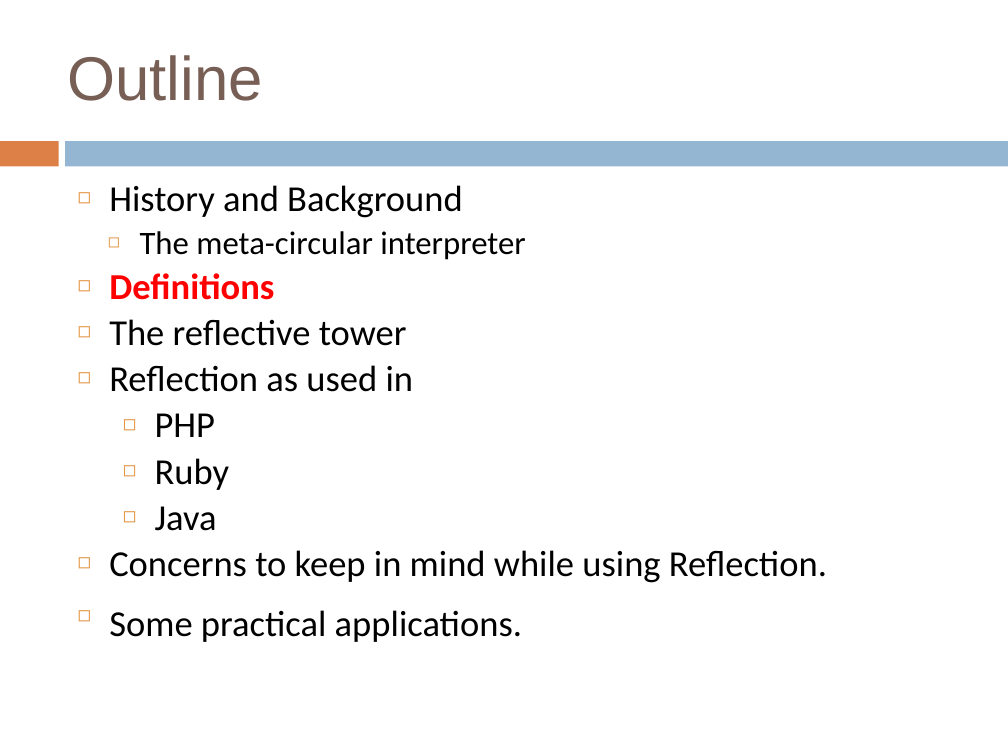
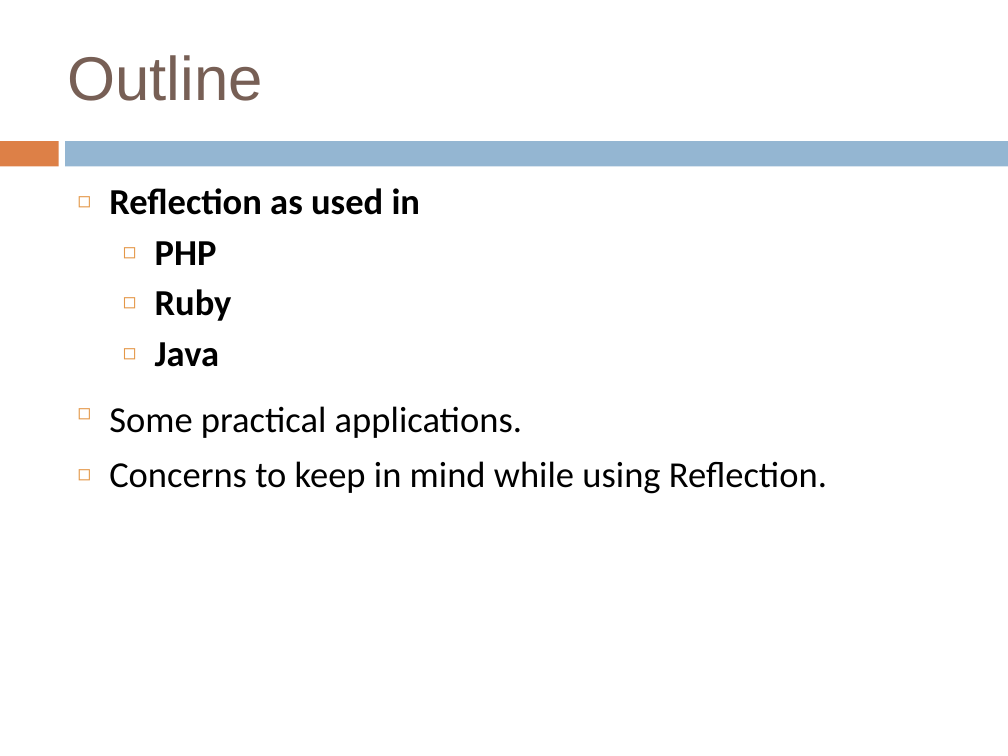
Before and after one commit to crista/EPS-slides, a slide deck: slide 6 of EPS-Reflection.pptx (slide 15 before the commit). Drawn at 1008x756 pixels with LibreOffice and Linux fonts; fonts in the diff are those of the drawing. Boxes give left, top, right and bottom in pixels: in the first picture for what was removed or moved away, otherwise in the second. Text is boxed around its words. In the diff, an @@ line names an element or a change of style, - is before the commit and + after.

```diff
--- a/EPS-Reflection.pptx
+++ b/EPS-Reflection.pptx
@@ text at (109,185,525,346): paragraphs removed @@
-  ◻ History and Background
-    ◻ The meta-circular interpreter
-  ◻ Definitions
-  ◻ The reflective tower
@@ text at (109,188,827,494): bold on in "Reflection as used in", "PHP", "Ruby", "Java"; line spacing 0.85 to 0.95 @@
@@ text at (109,406,522,438): paragraph added @@
+  ◻ Some practical applications.
@@ text at (109,610,522,642): paragraph removed @@
-  ◻ Some practical applications.
```
Also in this commit, not shown: 5 other slides changed, 1 slide added, 25 slides removed, 2 other files.
